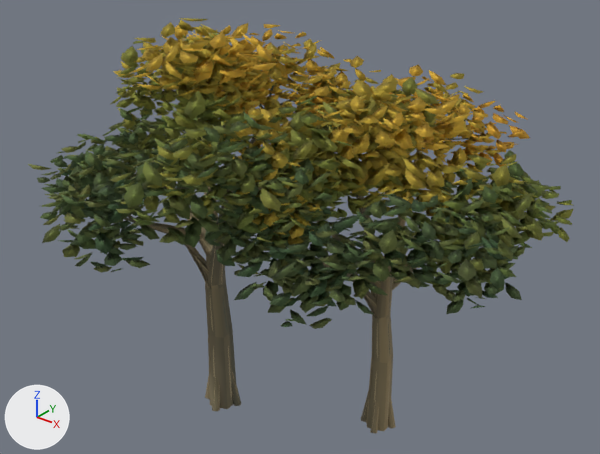
One commit to the glTF model data/models/impressionist/ART_CastleGrove.glb: the scene before it, then after it.
The view is the same before and after, from a 50 mm lens placed at (15.02, -20.22, 17.71), pointed at (-0.13, -1.28, 5.97). Every picture has the same lights, and +X, +Y and +Z are marked at lower left. The older version comes first. Vertices at exactly the same position are counted once.

Before the edit, the objects in view are built like this:
```python
me_art_castlegrove = bpy.data.meshes.new('ART_CastleGrove')
me_art_castlegrove.from_pydata(...)  # 26464 vertices, 35428 faces; spans x -8.4..7.8, y -8.4..5.0, z -1.5..12.5
# faces by material slot: [3172, 32256]
me_art_castlegrove.materials.append(mat_art_treebark)
me_art_castlegrove.materials.append(mat_hk_leaf)
ob_art_castlegrove = bpy.data.objects.new('ART_CastleGrove', me_art_castlegrove)
ob_art_castlegrove.location = (0.0, 0.0, 0.0)
```
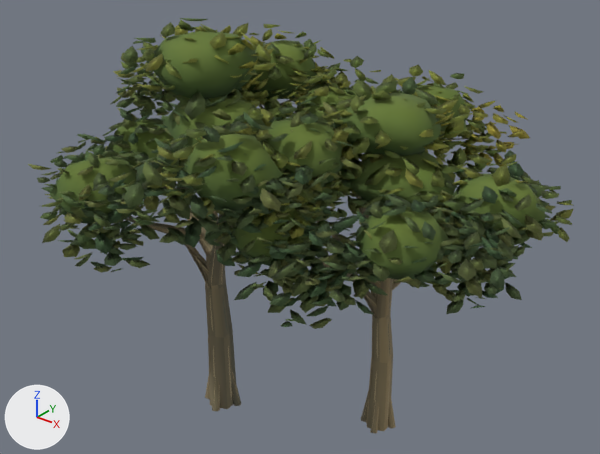
Pixel boxes (x1, y1, x2, y2) of what changed, in the pictures (600 x 454 px):
part 1 of me_art_castlegrove, built on (mostly hidden before)
    before: (128, 106, 475, 296)
    after: (50, 31, 545, 296)
part 2 of me_art_castlegrove, recoloured
    before: (68, 18, 572, 280)
    after: (80, 18, 572, 280)

Edits to the bpy script that builds the scene:
```text
Add mat_hk_leafdeep:
    mat_hk_leafdeep = bpy.data.materials.new('HK_LeafDeep')
    mat_hk_leafdeep.use_nodes = True; mat_hk_leafdeep.node_tree.nodes.clear()
    _N = mat_hk_leafdeep.node_tree.nodes; _L = mat_hk_leafdeep.node_tree.links
    n0 = _N.new('ShaderNodeBsdfPrincipled'); n0.name = 'Principled BSDF'
    n0.inputs[2].default_value = 0.95  # 'Roughness'
    n1 = _N.new('ShaderNodeOutputMaterial'); n1.name = 'Material Output'
    n2 = _N.new('ShaderNodeVertexColor'); n2.name = 'Color Attribute'
    _L.new(n0.outputs[0], n1.inputs[0])  # 'BSDF' to 'Surface'
    _L.new(n2.outputs[0], n0.inputs[0])  # 'Color' to 'Base Color'
Change me_art_castlegrove:
    used by ob_art_castlegrove; location = (0.0, 0.0, 0.0)
    remove me_art_castlegrove.from_pydata(...)  # 26464 vertices, 35428 faces; spans x -8.4..7.8, y -8.4..5.0, z -1.5..12.5
    add me_art_castlegrove.from_pydata(...)  # 27148 vertices, 36724 faces; spans x -8.4..7.8, y -8.4..5.0, z -1.5..12.5
    me_art_castlegrove part 1: 42 vertices moved within x -5.8..4.9, y -4.7..2.3, z 5.8..8.9; 684 vertices added at x -7.5..7.3, y -6.9..4.4, z 5.9..12.2
    me_art_castlegrove part 2: 26494 kept faces spanning x -8.4..7.8, y -8.2..5.0, z 5.0..12.5 get new vertex colours
    other edits to the shape of me_art_castlegrove do not show in these pictures
    add me_art_castlegrove.materials.append(mat_hk_leafdeep)
```
